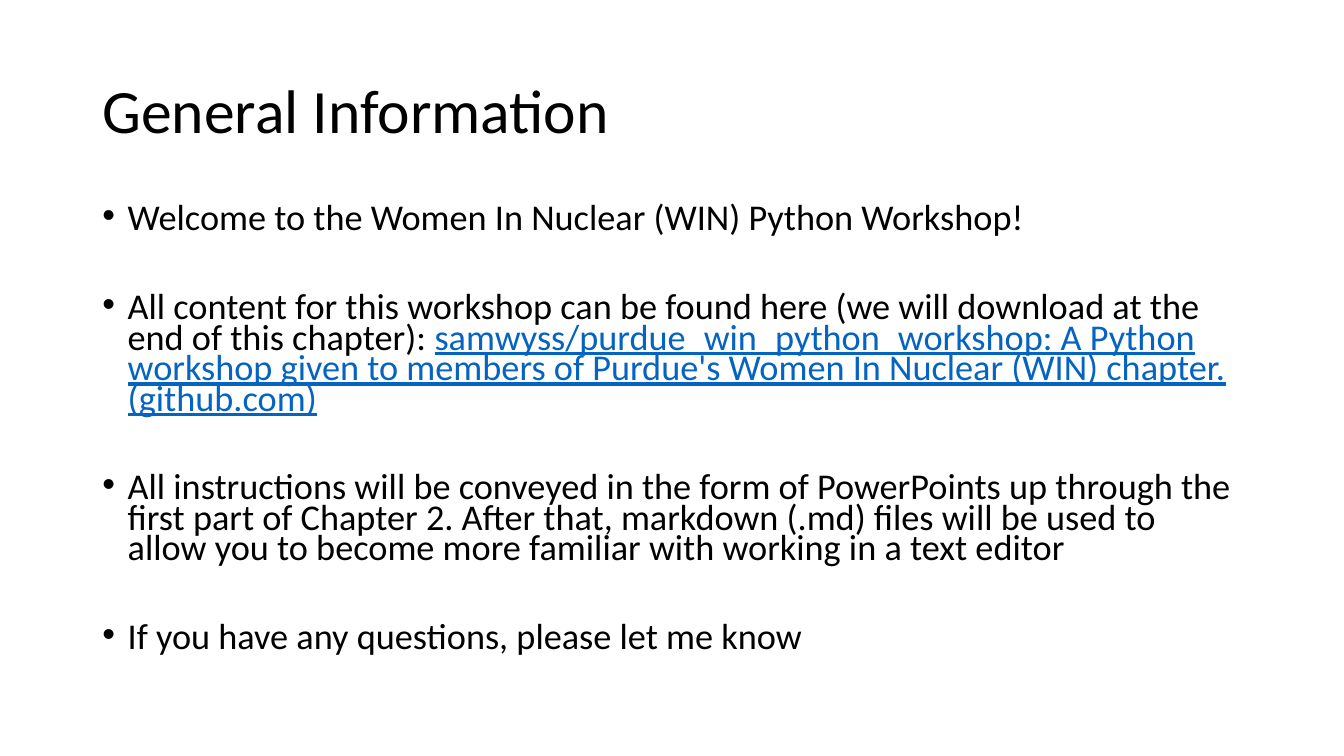
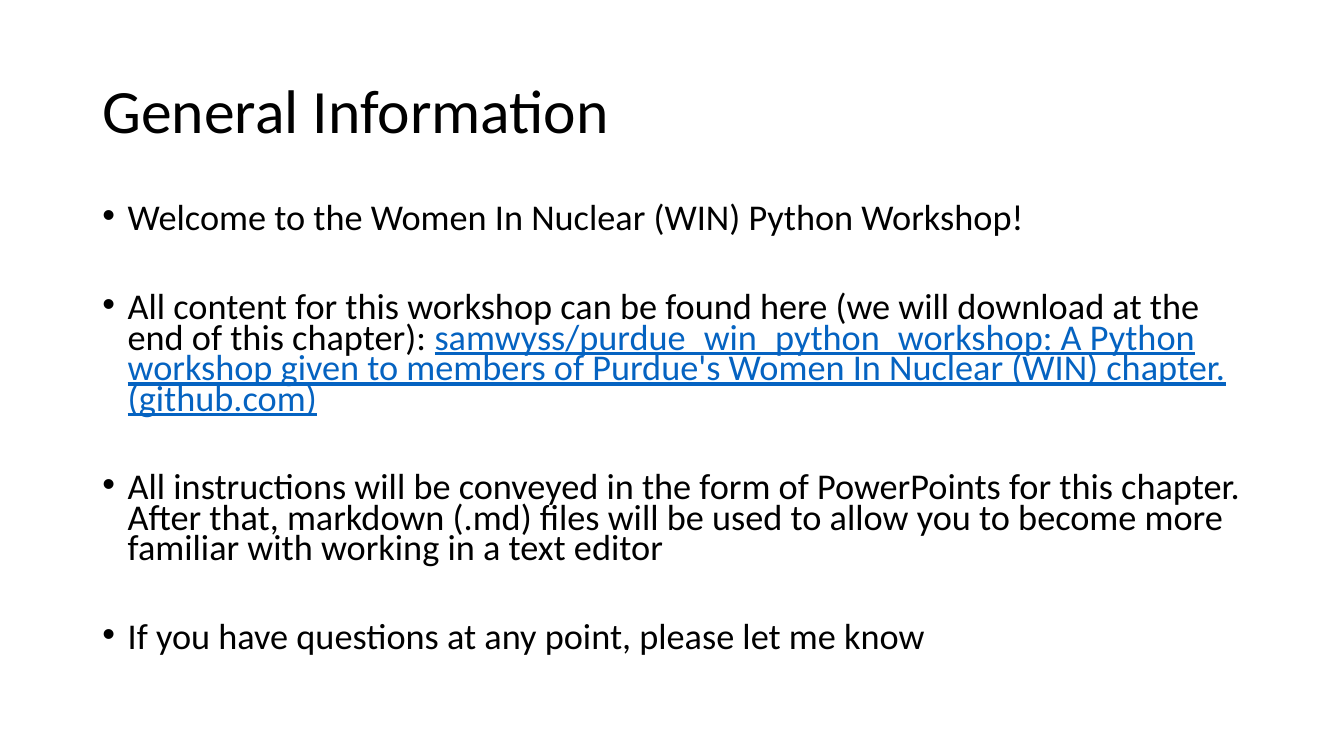
Before and after one commit to samwyss/purdue_win_python_workshop, a slide deck: slide 2 of 1 Getting Started/Chapter 1.pptx. Drawn at 1344x756 pixels with LibreOffice and Linux fonts; fonts in the diff are those of the drawing. Boxes give left, top, right and bottom in pixels: in the first picture for what was removed or moved away, otherwise in the second. Text is boxed around its words. In the diff, an @@ line names an element or a change of style, - is before the commit and + after.

```diff
--- a/1 Getting Started/Chapter 1.pptx
+++ b/1 Getting Started/Chapter 1.pptx
@@ text at (128,473,1240,655): text changed @@
-• All instructions will be conveyed in the form of PowerPoints up through the first part of Chapter 2. After that, markdown (.md) files will be used to allow you to become more familiar with working in a text editor
-• If you have any questions, please let me know
+• All instructions will be conveyed in the form of PowerPoints for this chapter. After that, markdown (.md) files will be used to allow you to become more familiar with working in a text editor
+• If you have questions at any point, please let me know
```
Also in this commit, not shown: 2 other slides changed.
